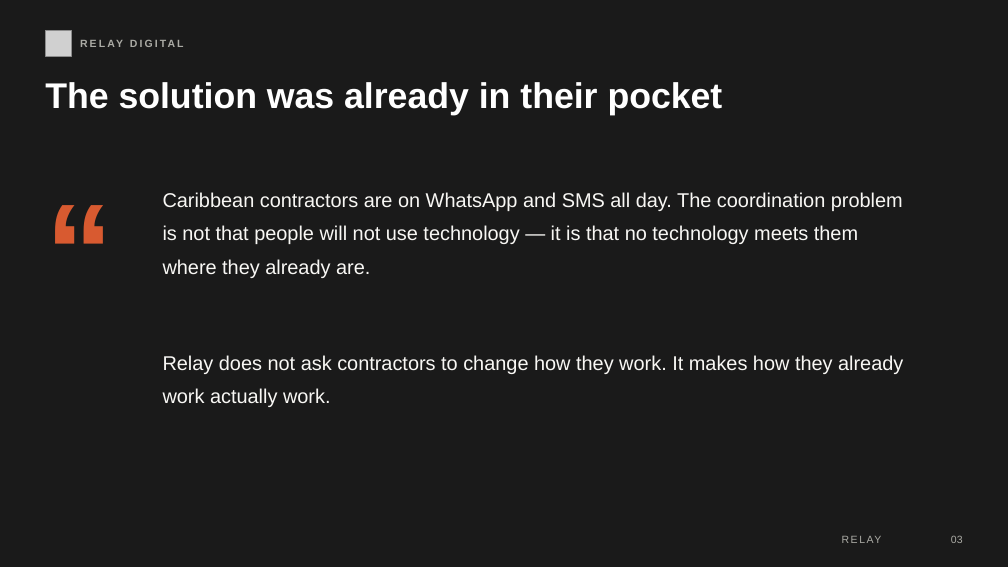
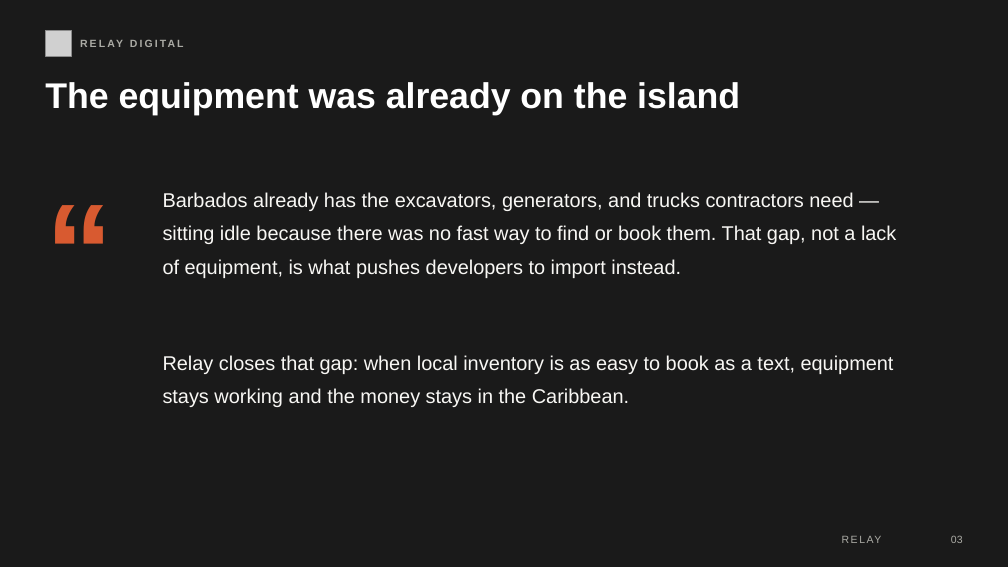
Before and after one commit to tgc7544/RELAY, a slide deck: slide 3 of relay-pitch-deck.pptx. Drawn at 1008x567 pixels with LibreOffice and Linux fonts; fonts in the diff are those of the drawing; grey boxes stand for pictures. Boxes give left, top, right and bottom in pixels: in the first picture for what was removed or moved away, otherwise in the second. Text is boxed around its words. In the diff, an @@ line names an element or a change of style, - is before the commit and + after.

```diff
--- a/relay-pitch-deck.pptx
+++ b/relay-pitch-deck.pptx
@@ text at bbox=[45, 82, 740, 115]: text changed @@
-The solution was already in their pocket
+The equipment was already on the island
@@ text at bbox=[163, 192, 896, 407]: text changed @@
-Caribbean contractors are on WhatsApp and SMS all day. The coordination problem is not that people will not use technology — it is that no technology meets them where they already are.
-Relay does not ask contractors to change how they work. It makes how they already work actually work.
+Barbados already has the excavators, generators, and trucks contractors need — sitting idle because there was no fast way to find or book them. That gap, not a lack of equipment, is what pushes developers to import instead.
+Relay closes that gap: when local inventory is as easy to book as a text, equipment stays working and the money stays in the Caribbean.
```
Also in this commit, not shown: 1 other slide changed, 1 other file.
